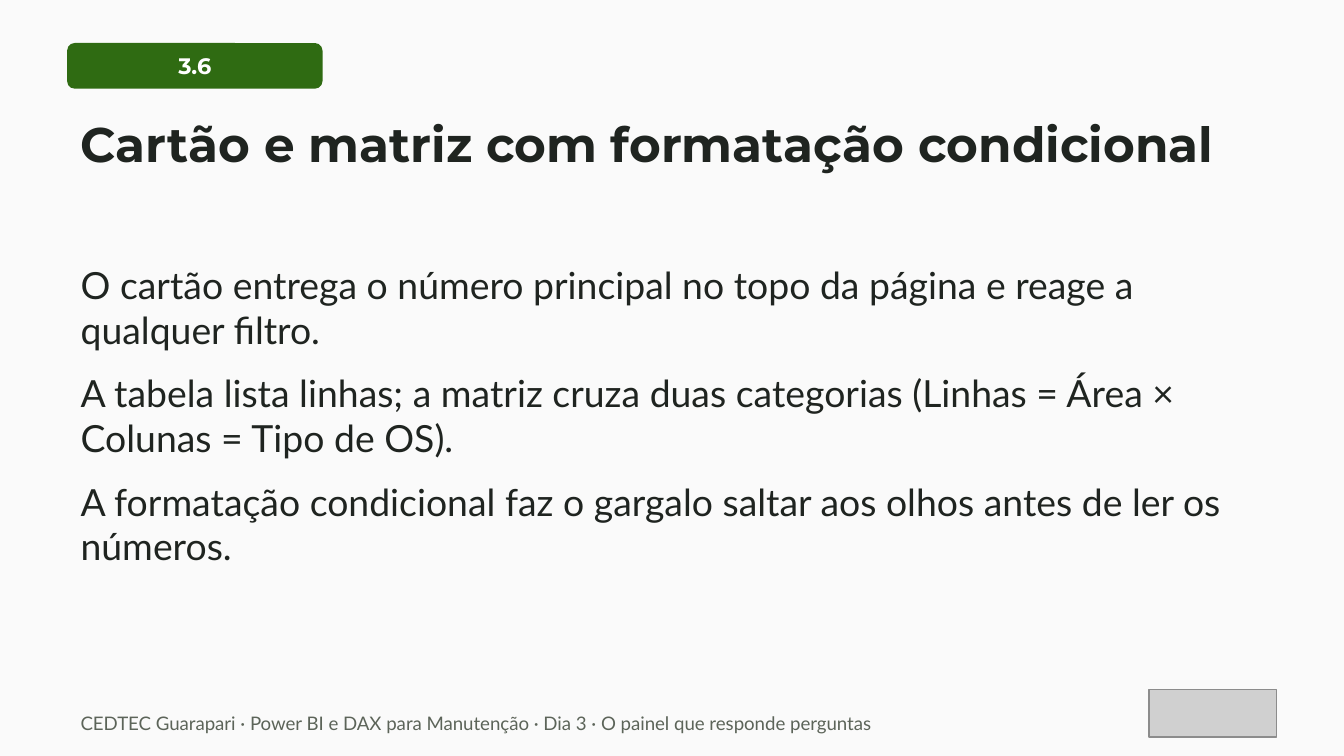
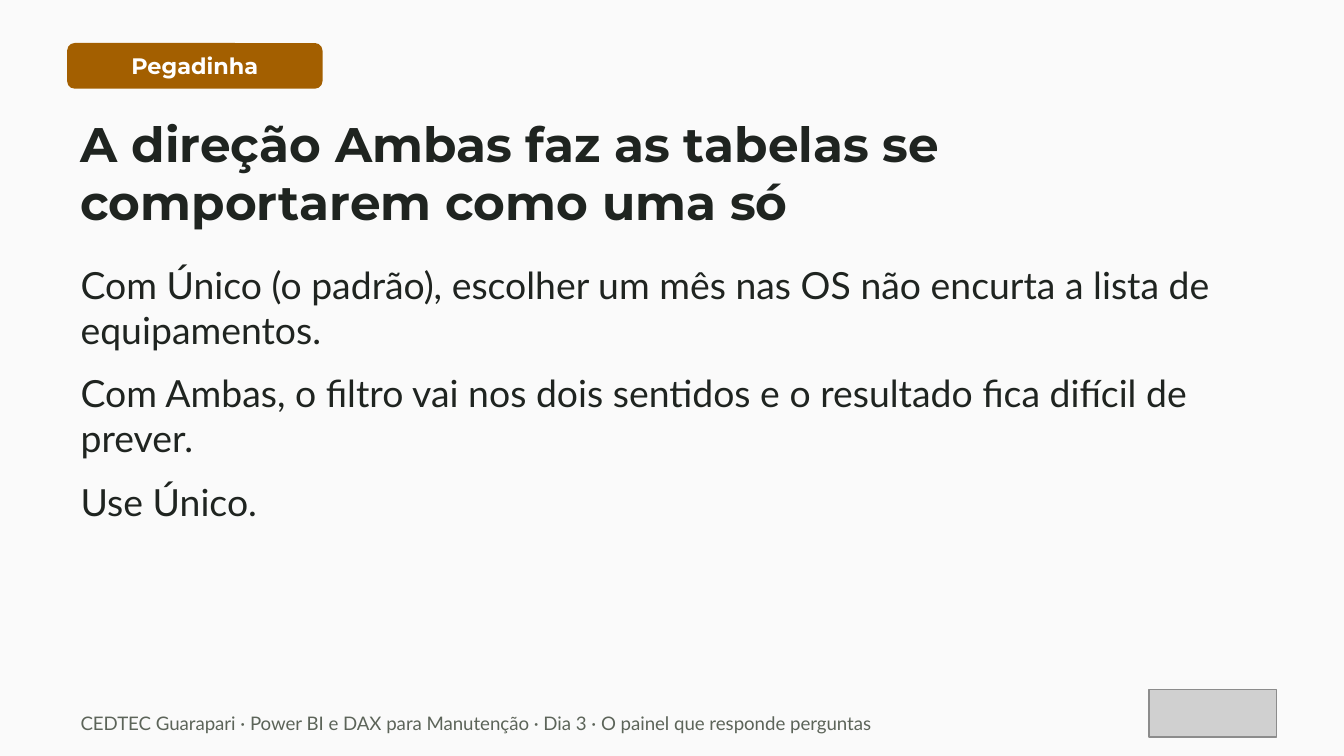
Before and after one commit to IsraelMdc/Curso_PowerBI_Dax, a slide deck: slide 7 of Aulas/Power BI e DAX para Manutenção — Dia 3 · O painel que responde perguntas.pptx (slide 19 before the commit). Drawn at 1344x756 pixels with LibreOffice and Linux fonts; fonts in the diff are those of the drawing; grey boxes stand for pictures. Boxes give left, top, right and bottom in pixels: in the first picture for what was removed or moved away, otherwise in the second. Text is boxed around its words. In the diff, an @@ line names an element or a change of style, - is before the commit and + after.

```diff
--- a/Aulas/Power BI e DAX para Manutenção — Dia 3 · O painel que responde perguntas.pptx
+++ b/Aulas/Power BI e DAX para Manutenção — Dia 3 · O painel que responde perguntas.pptx
@@ rounded rectangle "Pegadinha" at box(67, 43, 323, 89): fill #2F6B12 to #A35F00 @@
@@ text in rounded rectangle at box(131, 56, 258, 79): text changed @@
-3.6
+Pegadinha
@@ text at box(81, 124, 939, 230): text changed @@
-Cartão e matriz com formatação condicional
+A direção Ambas faz as tabelas se comportarem como uma só
@@ text at box(81, 267, 1210, 517): text changed @@
-O cartão entrega o número principal no topo da página e reage a qualquer filtro.
-A tabela lista linhas; a matriz cruza duas categorias (Linhas = Área × Colunas = Tipo de OS).
-A formatação condicional faz o gargalo saltar aos olhos antes de ler os números.
+Com Único (o padrão), escolher um mês nas OS não encurta a lista de equipamentos.
+Com Ambas, o filtro vai nos dois sentidos e o resultado fica difícil de prever.
+Use Único.
```
Also in this commit, not shown: 24 other slides changed, 1 slide added, 10 slides removed, 4 other files.
